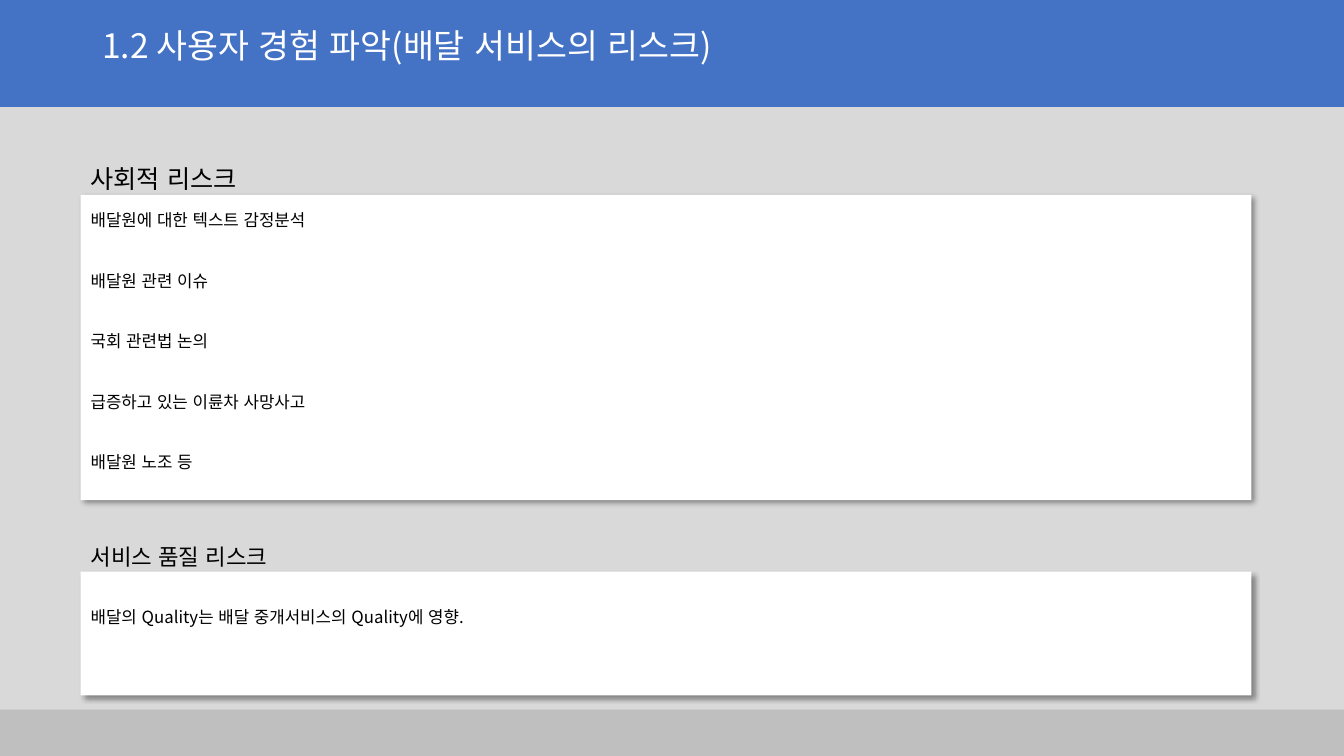
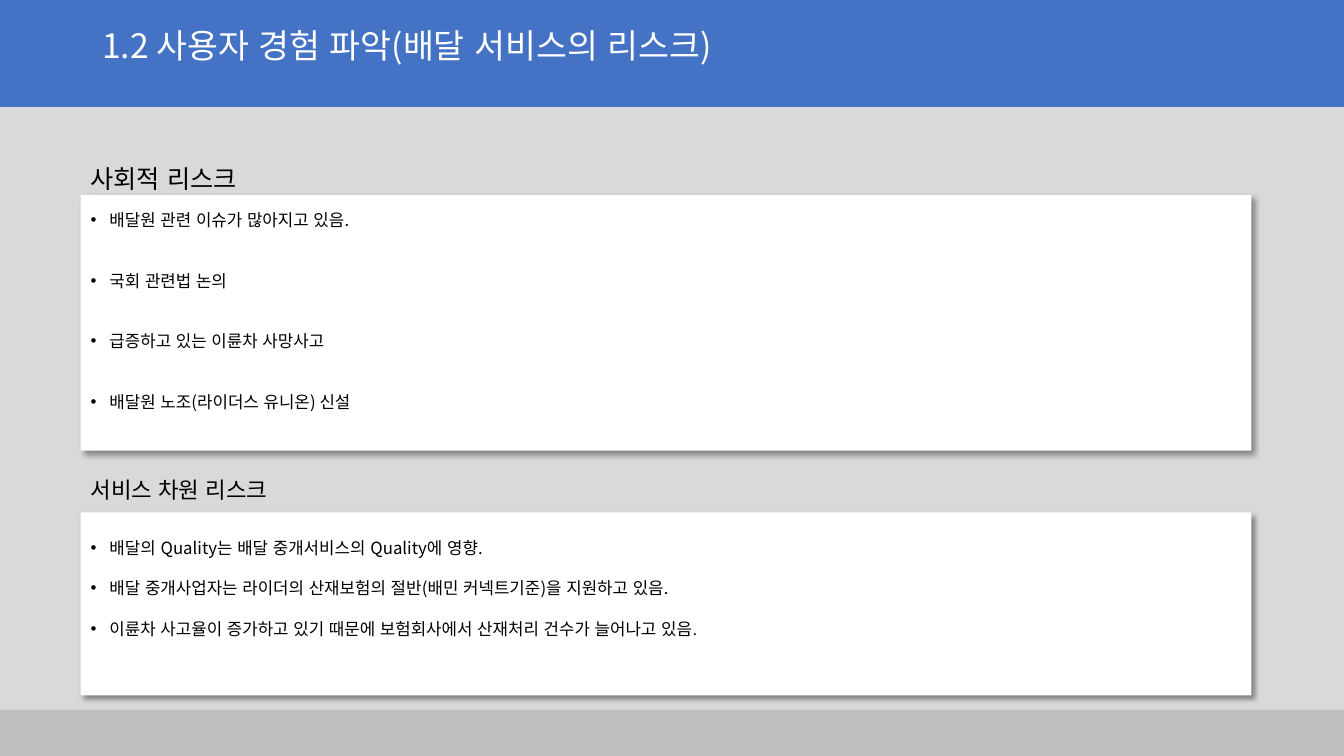
Before and after one commit to dklee801/Hel_ri_celus, a slide deck: slide 6 of 기획/아이템 기획안/[융복합]_4조 아이템소개 ppt(기획안 중간발표).pptx. Drawn at 1344x756 pixels with LibreOffice and Linux fonts; fonts in the diff are those of the drawing; background and template pictures are left out. Boxes give left, top, right and bottom in pixels: in the first picture for what was removed or moved away, otherwise in the second. Text is boxed around its words. In the diff, an @@ line names an element or a change of style, - is before the commit and + after.

```diff
--- a/기획/아이템 기획안/[융복합]_4조 아이템소개 ppt(기획안 중간발표).pptx
+++ b/기획/아이템 기획안/[융복합]_4조 아이템소개 ppt(기획안 중간발표).pptx
@@ rectangle "배달원 관련 이슈가 많아지고 있음.": place and size @@
-rectangle "배달원 관련 이슈가 많아지고 있음." at (81,195,1251,500)
+rectangle "배달원 관련 이슈가 많아지고 있음." at (81,195,1251,451)
@@ text in rectangle at (109,212,349,228): text changed @@
-배달원에 대한 텍스트 감정분석
-배달원 관련 이슈
+• 배달원 관련 이슈가 많아지고 있음.
@@ text in rectangle at (109,273,324,349): bullet none to • @@
@@ text in rectangle at (109,394,351,411): text changed @@
-배달원 노조 등
+• 배달원 노조(라이더스 유니온) 신설
@@ text at (91,479,268,500): text changed @@
-서비스 품질 리스크
+서비스 차원 리스크
@@ rectangle "배달의 Quality는 배달 중개서비스의 Quality에 ...": place and size @@
-rectangle "배달의 Quality는 배달 중개서비스의 Quality에 ..." at (81,572,1251,696)
+rectangle "배달의 Quality는 배달 중개서비스의 Quality에 ..." at (81,512,1251,696)
@@ text in rectangle at (109,540,483,558): bullet none to •; line spacing 1.5 to 2 @@
@@ text in rectangle at (109,580,697,637): paragraphs added @@
+• 배달 중개사업자는 라이더의 산재보험의 절반(배민 커넥트기준)을 지원하고 있음.
+• 이륜차 사고율이 증가하고 있기 때문에 보험회사에서 산재처리 건수가 늘어나고 있음.
```
Also in this commit, not shown: 4 other slides changed, 1 slide added, 3 other files.
